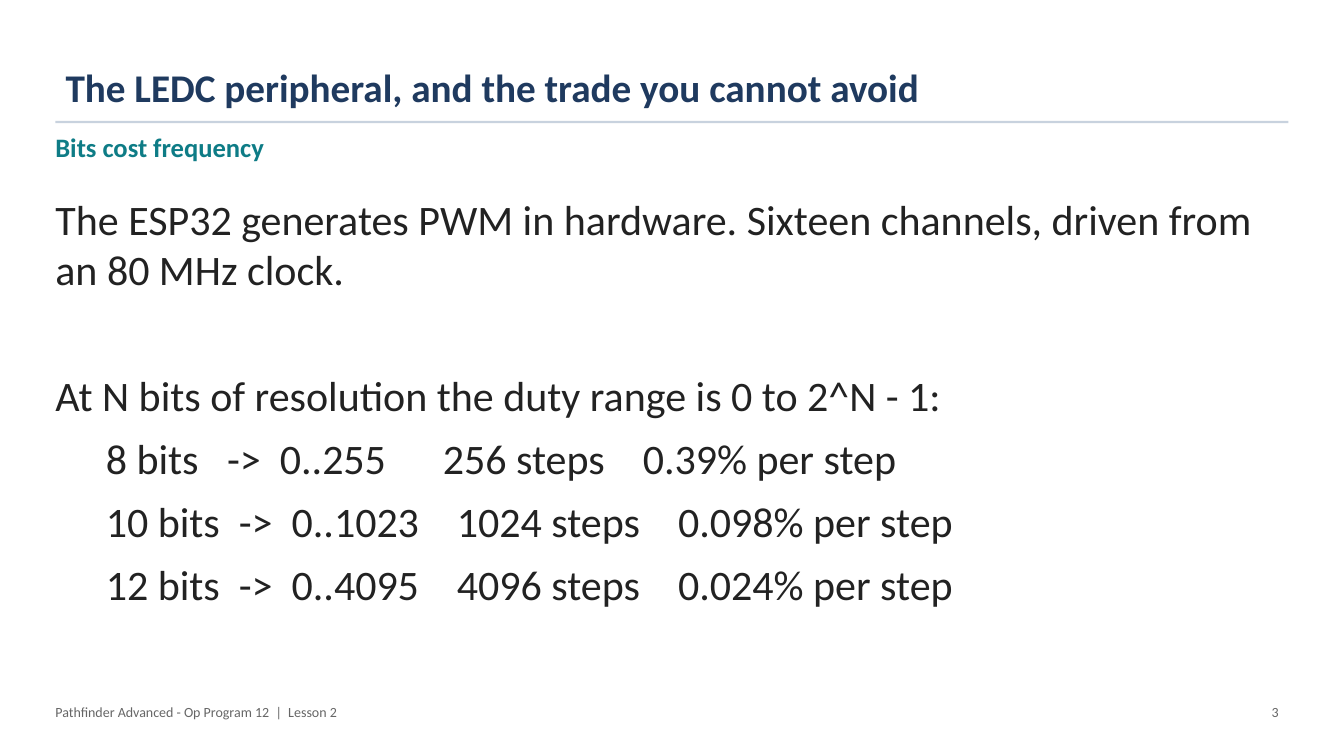
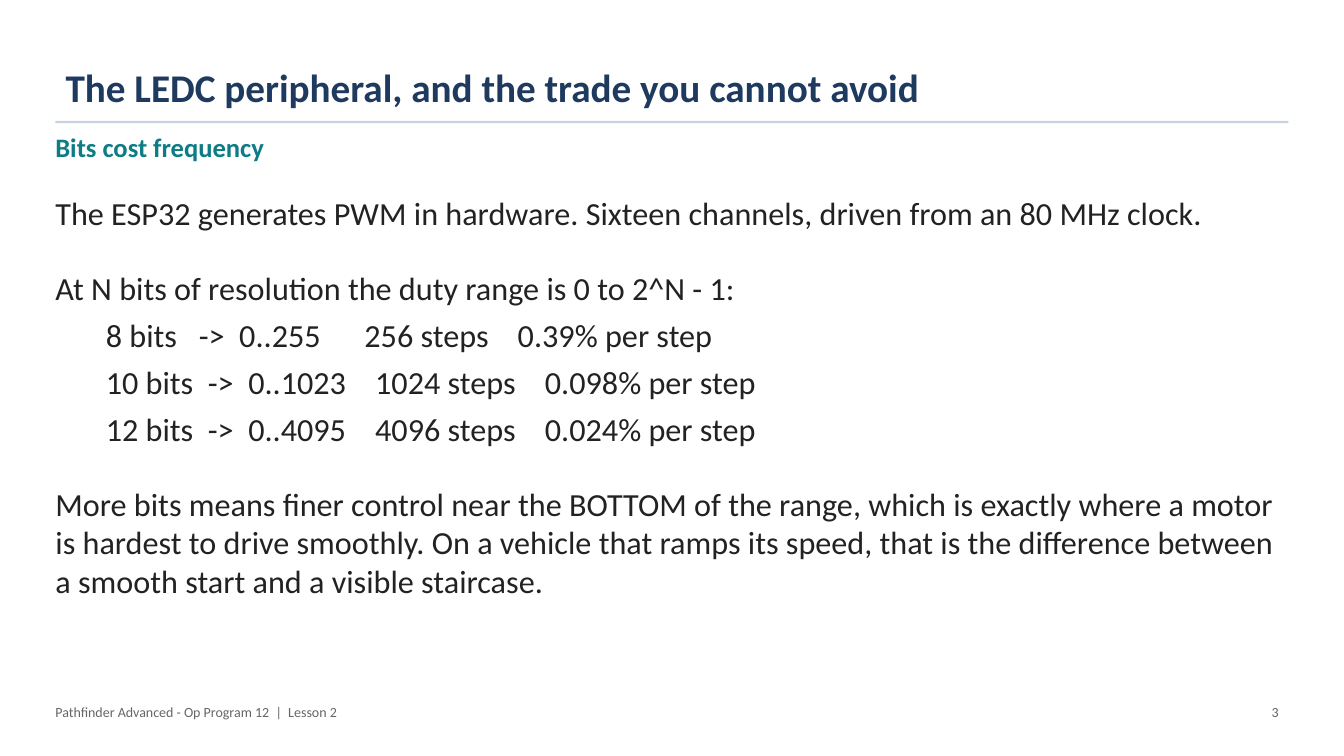
Before and after one commit to PorpoiseRobotics/porpoise-robotics, a slide deck: slide 4 of ground-vehicle/docs/courses/advanced/l2_motors_and_ramping.pptx. Drawn at 1344x756 pixels with LibreOffice and Linux fonts; fonts in the diff are those of the drawing. Boxes give left, top, right and bottom in pixels: in the first picture for what was removed or moved away, otherwise in the second. Text is boxed around its words. In the diff, an @@ line names an element or a change of style, - is before the commit and + after.

```diff
--- a/ground-vehicle/docs/courses/advanced/l2_motors_and_ramping.pptx
+++ b/ground-vehicle/docs/courses/advanced/l2_motors_and_ramping.pptx
@@ text at box(55, 202, 1201, 447): size 30 to 23 pt in "The ESP32 generates PWM in hardware. Sixteen ...", "At N bits of resolution the duty ...", "8 bits -> 0..255 256 steps 0.39% ...", "10 bits -> 0..1023 1024 steps 0.098% ..." and 1 more places; less space between paragraphs @@
@@ text at box(55, 493, 1273, 594): paragraph added @@
+More bits means finer control near the BOTTOM of the range, which is exactly where a motor is hardest to drive smoothly. On a vehicle that ramps its speed, that is the difference between a smooth start and a visible staircase.
```
Also in this commit, not shown: 15 other slides changed, 2 slides removed, 16 other files.
